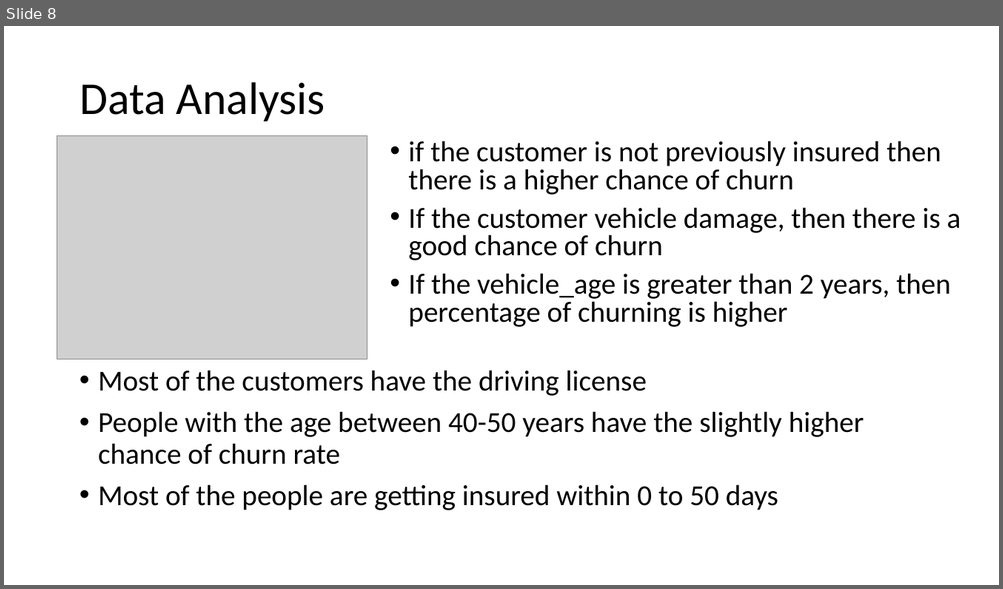
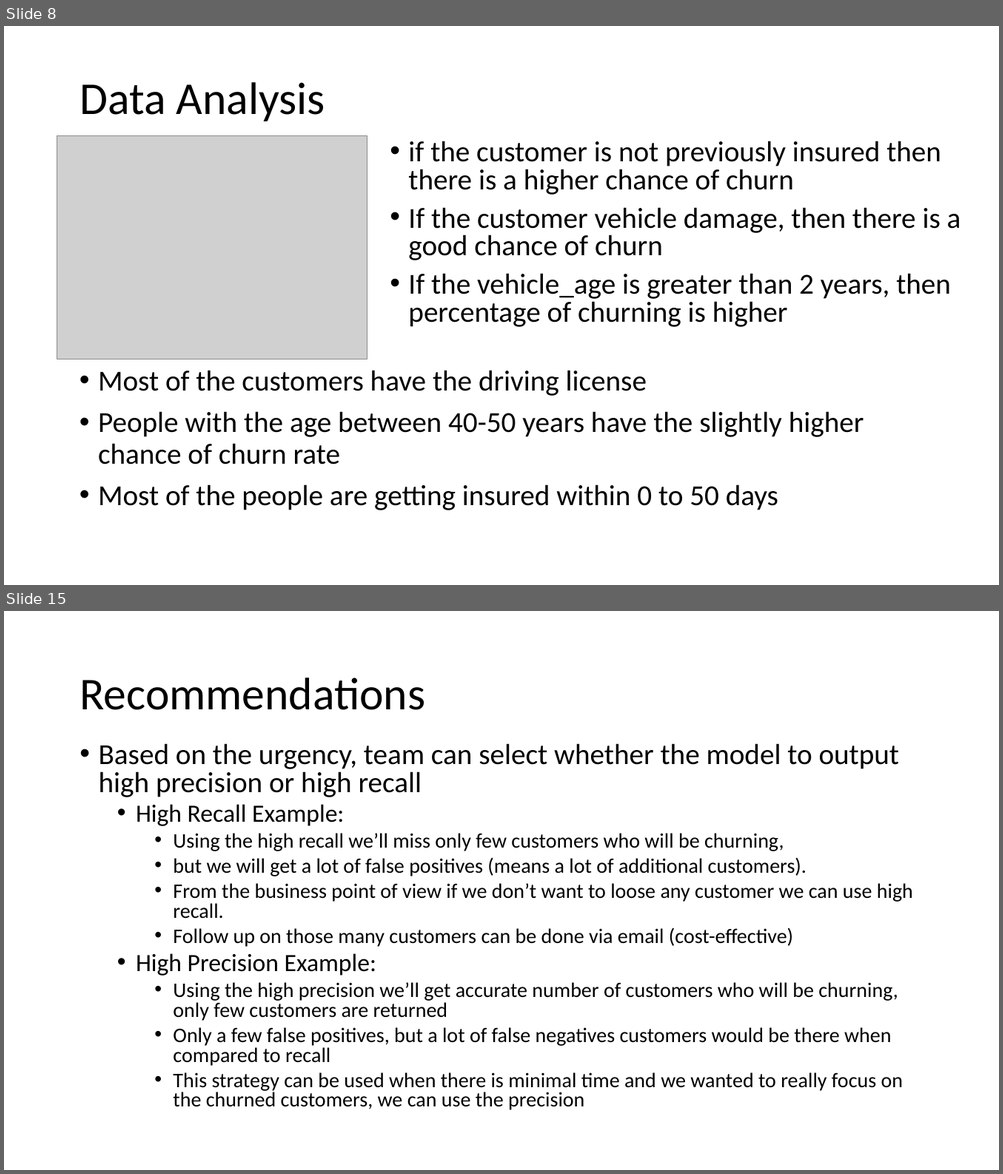
Before and after one commit to gsundeep-tech/churn-prediction, a slide deck: ChurnAnalysis.pptx. Shown one above the other, each under a label of ours: slide 8 before the commit, slides 8 and 15 after it; the slides between them are not shown. The pictures are 1003x589 and 1003x1174 pixels, drawn with LibreOffice and Linux fonts; fonts in the diff are those of the drawing; grey boxes stand for pictures. Boxes give left, top, right and bottom in pixels: in the first picture for what was removed or moved away, otherwise in the second. Text is boxed around its words. In the diff, an @@ line names an element or a change of style, - is before the commit and + after.

```diff
--- a/ChurnAnalysis.pptx
+++ b/ChurnAnalysis.pptx
@@ slide 15 added at [4, 611, 999, 1170], background #FFFFFF @@
@@ title added at [79, 678, 425, 710], 44 pt, text #000000 @@
+Recommendations
@@ text added at [99, 743, 913, 1111], 20 pt, text #000000 @@
+• Based on the urgency, team can select whether the model to output high precision or high recall
+  • High Recall Example:
+    • Using the high recall we’ll miss only few customers who will be churning,
+    • but we will get a lot of false positives (means a lot of additional customers).
+    • From the business point of view if we don’t want to loose any customer we can use high recall.
+    • Follow up on those many customers can be done via email (cost-effective)
+  • High Precision Example:
+    • Using the high precision we’ll get accurate number of customers who will be churning, only few customers are returned
+    • Only a few false positives, but a lot of false negatives customers would be there when compared to recall
+    • This strategy can be used when there is minimal time and we wanted to really focus on the churned customers, we can use the precision
```
Also in this commit, not shown: 4 slides changed, 4 other slides added, 2 slides removed.
